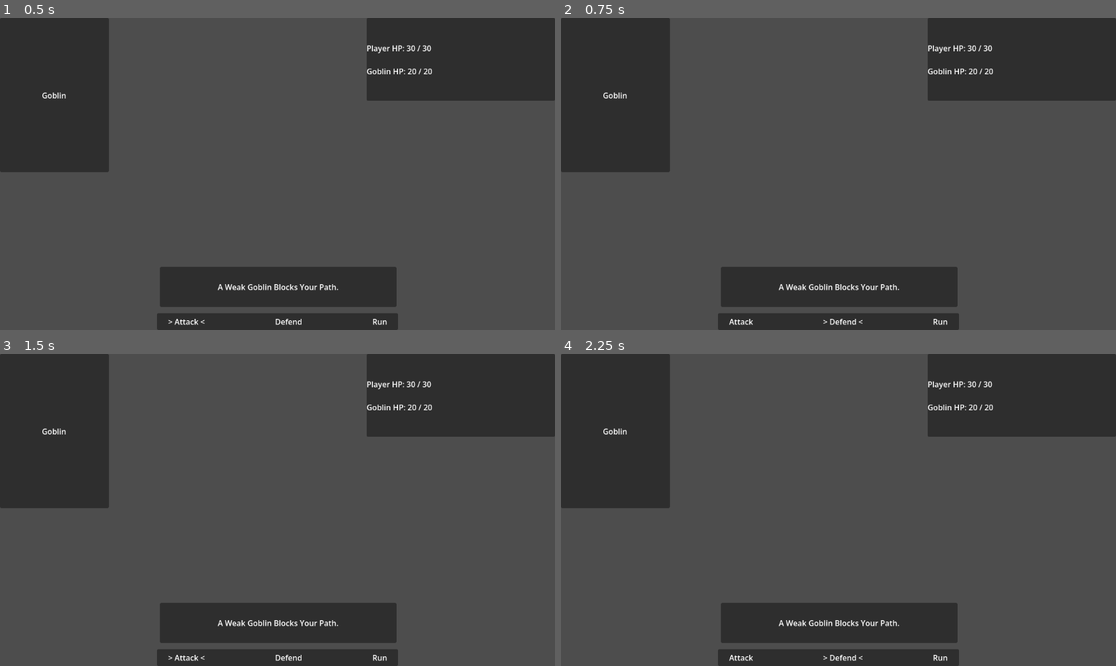
Above: before the commit, frames 1-4 (two rows, left to right).
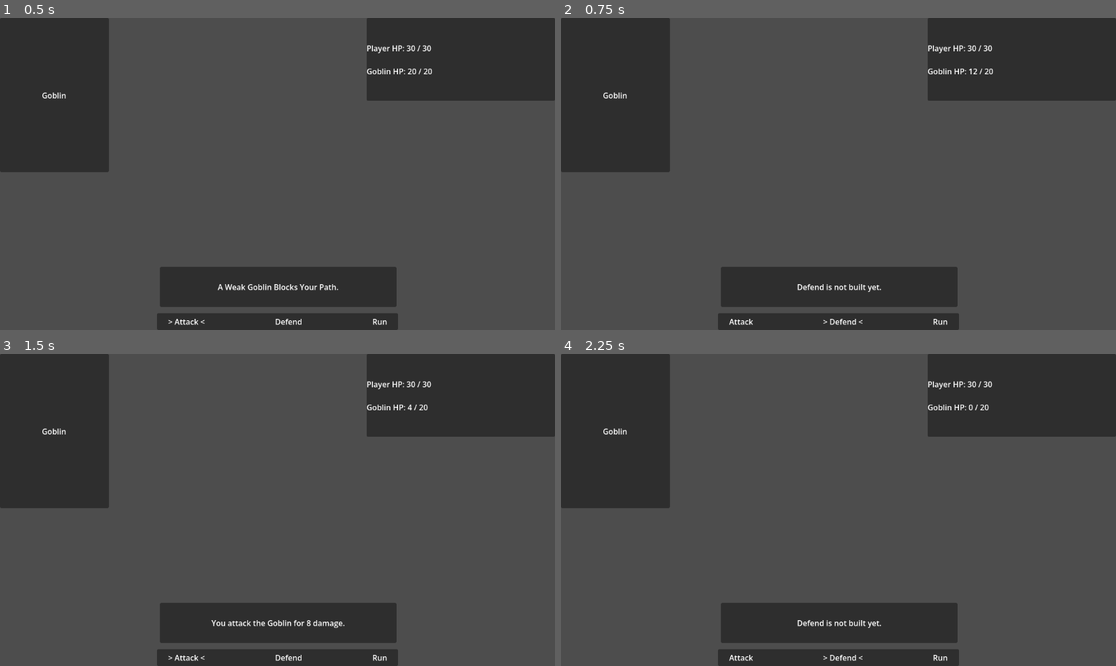
Above: after the commit, the same moments.

Repository: RaoulTheF00l/Tower-Slice
Game: Godot game, scene res://Scene/combat.tscn
Same seed, same stepped clock (60 frames per second), same inputs: the game is played once before the commit and once after it. This scene is started directly instead of the project's main scene.
Inputs:
- Up to frame 1 (0.5 s): no input
- Up to frame 2 (0.75 s): tap Enter (ui_accept) at 0.5 s; hold Right (ui_right) from 0.53 s (still down); hold Enter (ui_accept) from 0.53 s (still down)
- Up to frame 3 (1.5 s): release Right (ui_right) at 1.28 s; release Enter (ui_accept) at 1.28 s; hold Left (ui_left) from 1.28 s (still down); tap Enter (ui_accept) at 1.35 s
- Up to frame 4 (2.25 s): tap Enter (ui_accept) at 1.52, 1.82, 2 s; release Left (ui_left) at 2.03 s; hold Right (ui_right) from 2.03 s (still down); hold Enter (ui_accept) from 2.03 s (still down)

Frame 1 is identical in both runs. In frame 2, 0.3% of the frame differs, in the area x 39-75%, y 16-88%; in frame 3, 0.4%, in the area x 38-78%, y 16-88%; in frame 4, 0.3%.

Commit message:
added PlayerAttack

Diff:
--- a/Scene/combat.gd
+++ b/Scene/combat.gd
@@ -14,11 +14,13 @@
 
 var player_maxHp := 30
 var player_hp := 30
+var player_attack_damage := 8
 
 
 var enemy_name := "Goblin"
 var enemy_max_hp := 20
 var enemy_hp := 20
+var enemy_attack_damage := 5
 
 
 var command_labels: Array[Label] = []
@@ -63,6 +65,8 @@
 
 		_update_command_menu()
 
+	if event.is_action_pressed("ui_accept"):
+		_select_command()
 
 
 func _update_status() -> void:
@@ -76,3 +80,24 @@
 			command_labels[i].text = "> " + command_names[i] + " <"
 		else:
 			command_labels[i].text = command_names[i]
+
+
+func _select_command() -> void:
+	var selected_command = command_names[selected_command_index]
+
+	if selected_command == "Attack":
+		_player_attack()
+	elif selected_command == "Defend":
+		message_label.text = "Defend is not built yet."
+	elif selected_command == "Run":
+		message_label.text = "Run is not built yet."
+
+
+func _player_attack() -> void:
+	enemy_hp -= player_attack_damage
+
+	if enemy_hp < 0:
+		enemy_hp = 0
+
+	message_label.text = "You attack the " + enemy_name + " for " + str(player_attack_damage) + " damage."
+	_update_status()
Not shown: 1 places in Scene/combat.tscn that only renumber resources
